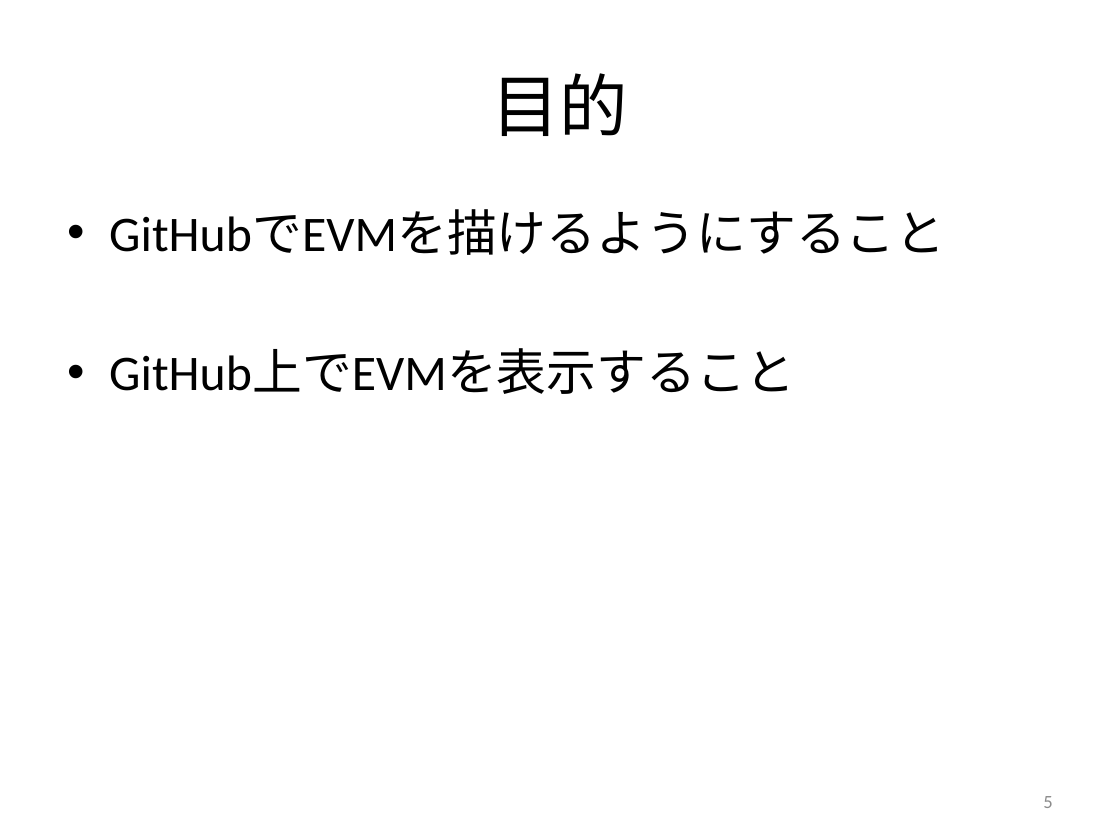
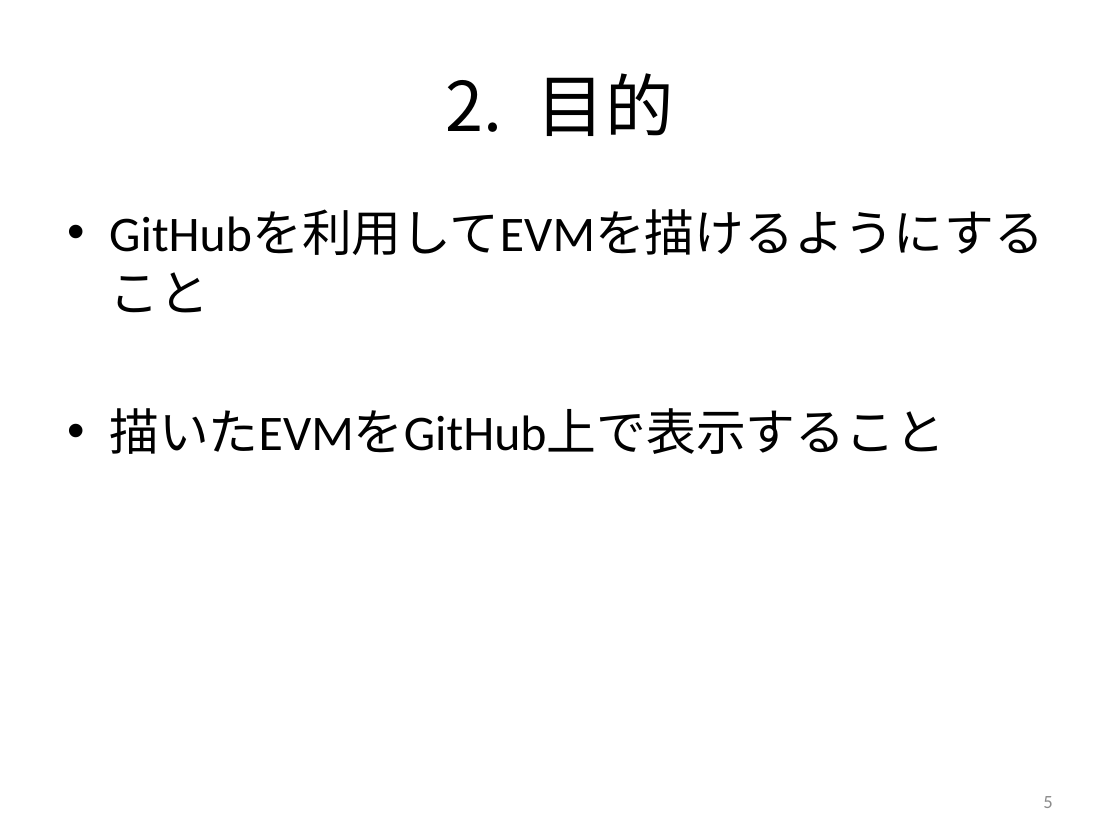
Before and after one commit to keimatsui/kadai, a slide deck: slide 5 of 卒業論文/2012/工藤亮/卒論発表（工藤）.pptx. Drawn at 1120x840 pixels with LibreOffice and Linux fonts; fonts in the diff are those of the drawing. Boxes give left, top, right and bottom in pixels: in the first picture for what was removed or moved away, otherwise in the second. Text is boxed around its words. In the diff, an @@ line names an element or a change of style, - is before the commit and + after.

```diff
--- a/卒業論文/2012/工藤亮/卒論発表（工藤）.pptx
+++ b/卒業論文/2012/工藤亮/卒論発表（工藤）.pptx
@@ title "目的" at [537, 73, 674, 136]: bullet none to 1. @@
@@ text at [109, 408, 945, 454]: text changed @@
-• GitHubでEVMを描けるようにすること
-• GitHub上でEVMを表示すること
+• GitHubを利用してEVMを描けるようにすること
+• 描いたEVMをGitHub上で表示すること
```
Also in this commit, not shown: 14 other slides changed, 3 slides added, 3 slides removed.
